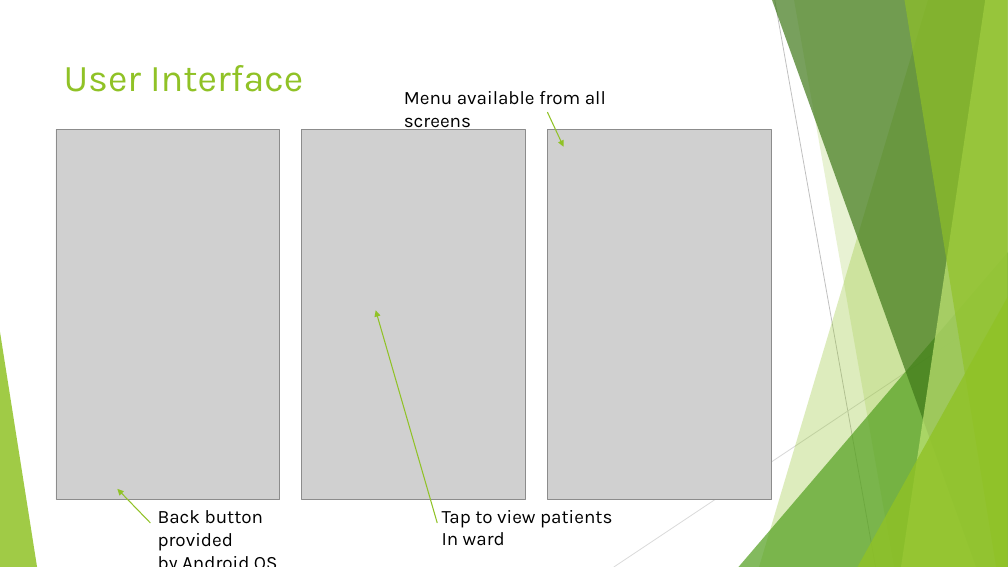
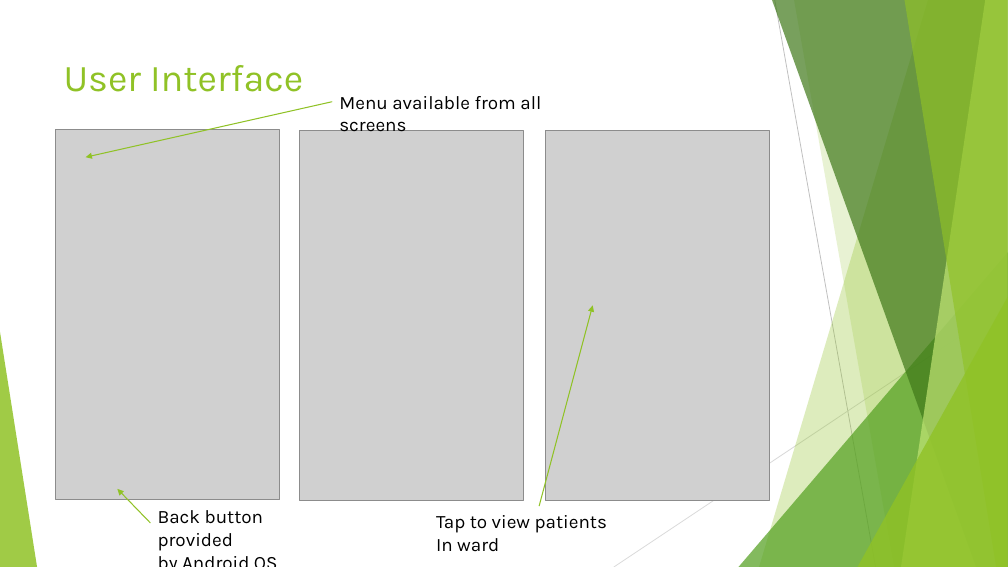
Before and after one commit to jjvanvuren/MediClip, a slide deck: slide 5 of MediClip Presentation.pptx. Drawn at 1008x567 pixels with LibreOffice and Linux fonts; fonts in the diff are those of the drawing; grey boxes stand for pictures. Boxes give left, top, right and bottom in pixels: in the first picture for what was removed or moved away, otherwise in the second. Text is boxed around its words. In the diff, an @@ line names an element or a change of style, - is before the commit and + after.

```diff
--- a/MediClip Presentation.pptx
+++ b/MediClip Presentation.pptx
@@ text "Menu available from all screens" rewrapped from [404, 91, 606, 133] to [339, 96, 541, 132] @@
@@ arrow moved from (547, 113) - (563, 147) to (332, 102) - (85, 157) @@
@@ picture added at [299, 131, 523, 501] @@
@@ picture: place and size @@
-picture at [302, 129, 526, 500]
+picture at [545, 130, 769, 501]
@@ picture removed at [547, 129, 771, 500] @@
@@ arrow moved from (437, 523) - (376, 311) to (539, 506) - (593, 306) @@
@@ text "Tap to view patients": place and size @@
-text "Tap to view patients" at [442, 510, 612, 546]
+text "Tap to view patients" at [436, 515, 607, 552]
```
Also in this commit, not shown: 2 other slides changed.
